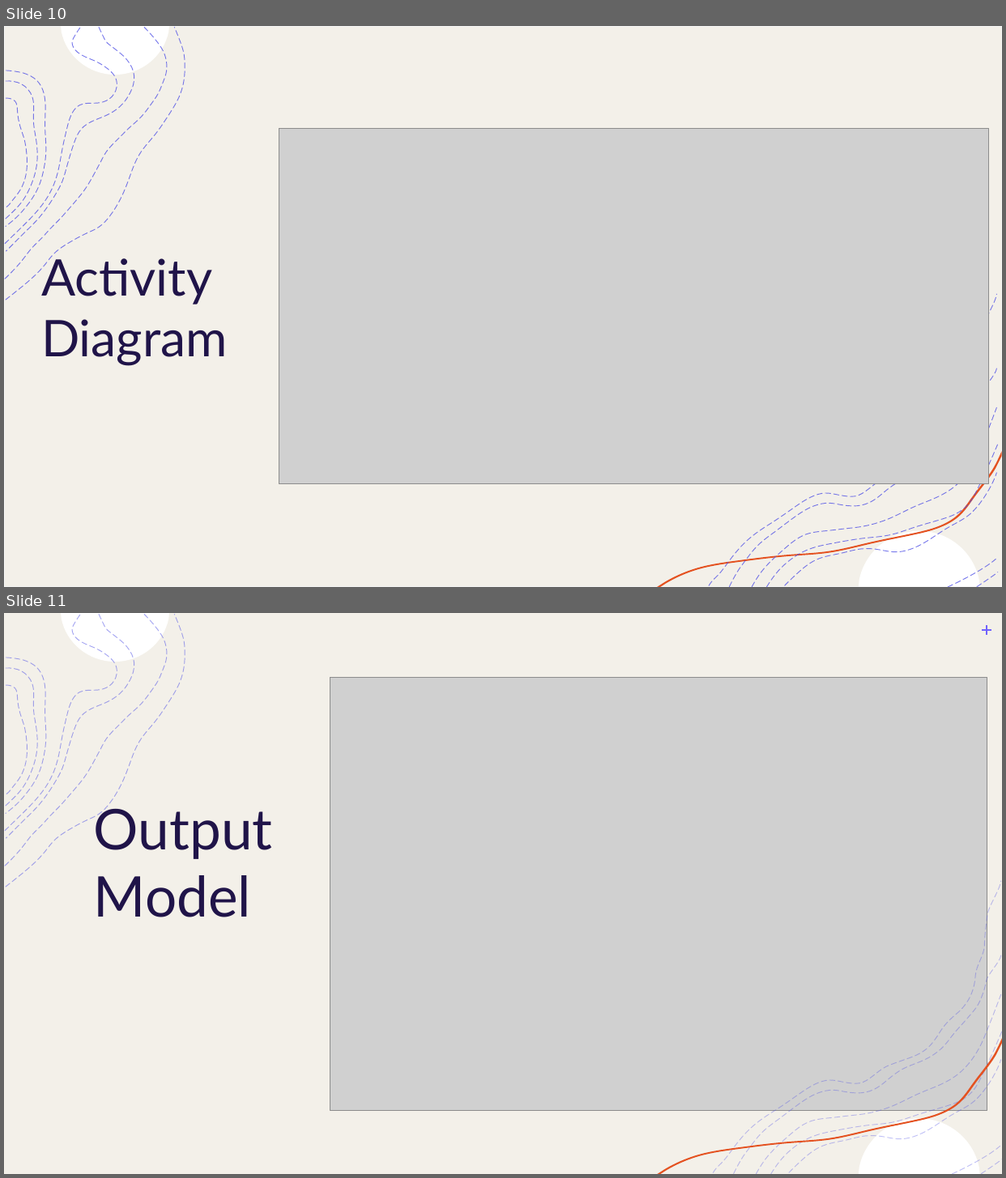
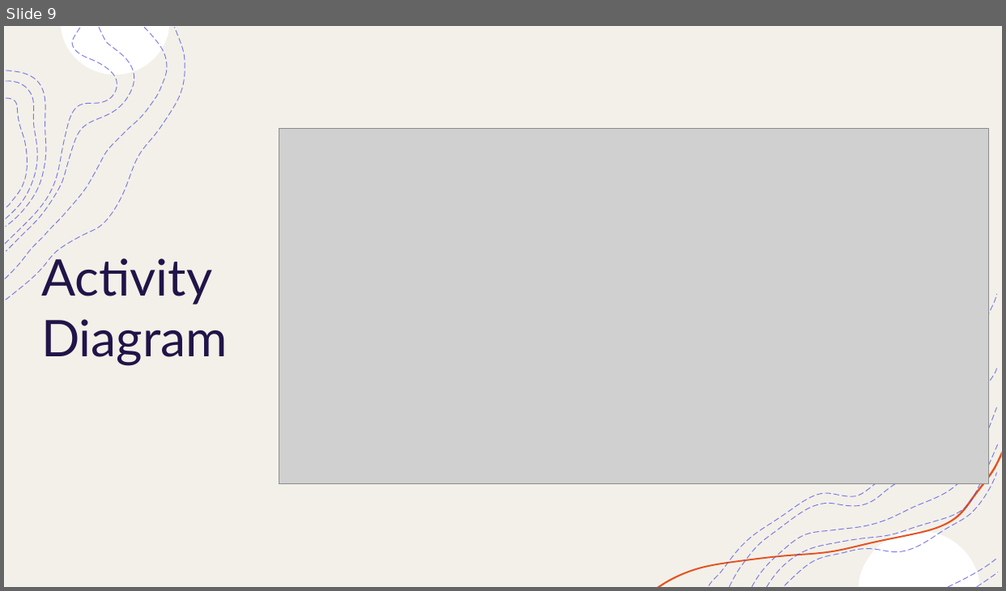
Before and after one commit to yadunandanbhat/InventoryTracker, a slide deck: Inventory Tracker.pptx. Shown one above the other, each under a label of ours: slides 10 and 11 before the commit, slide 9 after it. The pictures are 1006x1178 and 1006x591 pixels, drawn with LibreOffice and Linux fonts; fonts in the diff are those of the drawing; grey boxes stand for pictures. Boxes give left, top, right and bottom in pixels: in the first picture for what was removed or moved away, otherwise in the second. Text is boxed around its words. In the diff, an @@ line names an element or a change of style, - is before the commit and + after.

```diff
--- a/Inventory Tracker.pptx
+++ b/Inventory Tracker.pptx
@@ slide 11 removed at <box>4,613,1002,1174</box>, background #FFFFFF; not listed: 8 template elements that a slide beside it also shows @@
@@ rectangle removed at <box>4,613,1002,1174</box> @@
@@ rectangle removed at <box>4,613,1002,1174</box> @@
@@ freeform shape removed at <box>5,615,167,866</box> @@
@@ freeform shape removed at <box>5,615,117,831</box> @@
@@ line removed from (982, 630) to (991, 630) @@
@@ line removed from (987, 625) to (987, 635) @@
@@ freeform shape removed at <box>5,668,37,807</box> @@
@@ group removed at <box>5,613,185,887</box>: 8 freeform shapes @@
@@ picture removed at <box>330,677,987,1111</box> @@
@@ title removed at <box>94,801,273,918</box> @@
-Output Model
@@ group removed at <box>730,956,998,1174</box>: 5 freeform shapes @@
@@ freeform shape removed at <box>657,1038,1002,1174</box> @@
@@ group removed at <box>658,881,1002,1174</box>: 9 freeform shapes @@
@@ freeform shape removed at <box>859,1118,980,1174</box> @@
@@ what was slide 10 is now slide 9 @@
```
Also in this commit, not shown: 8 slides changed, 4 slides added, 2 other slides removed, 4 other files.
